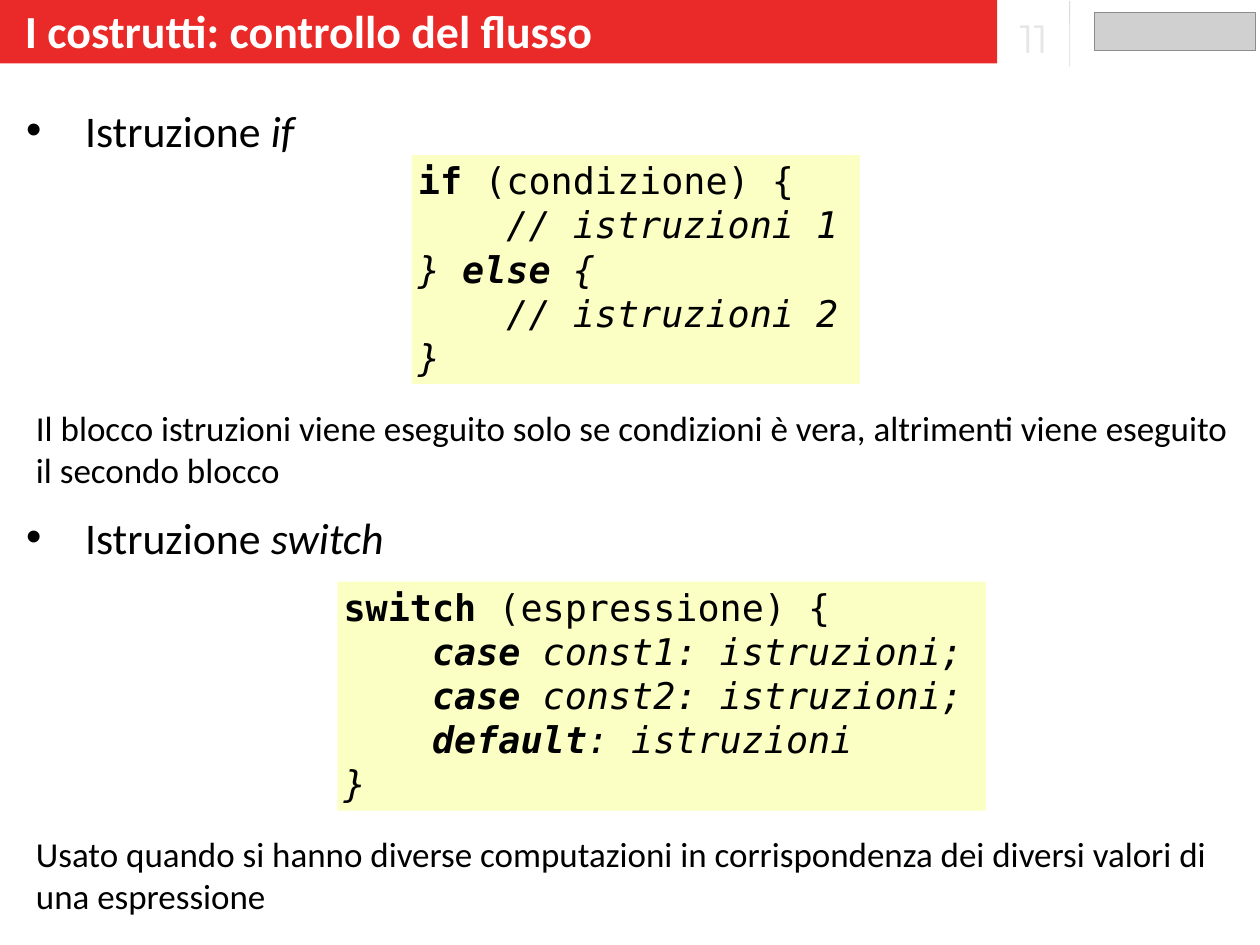
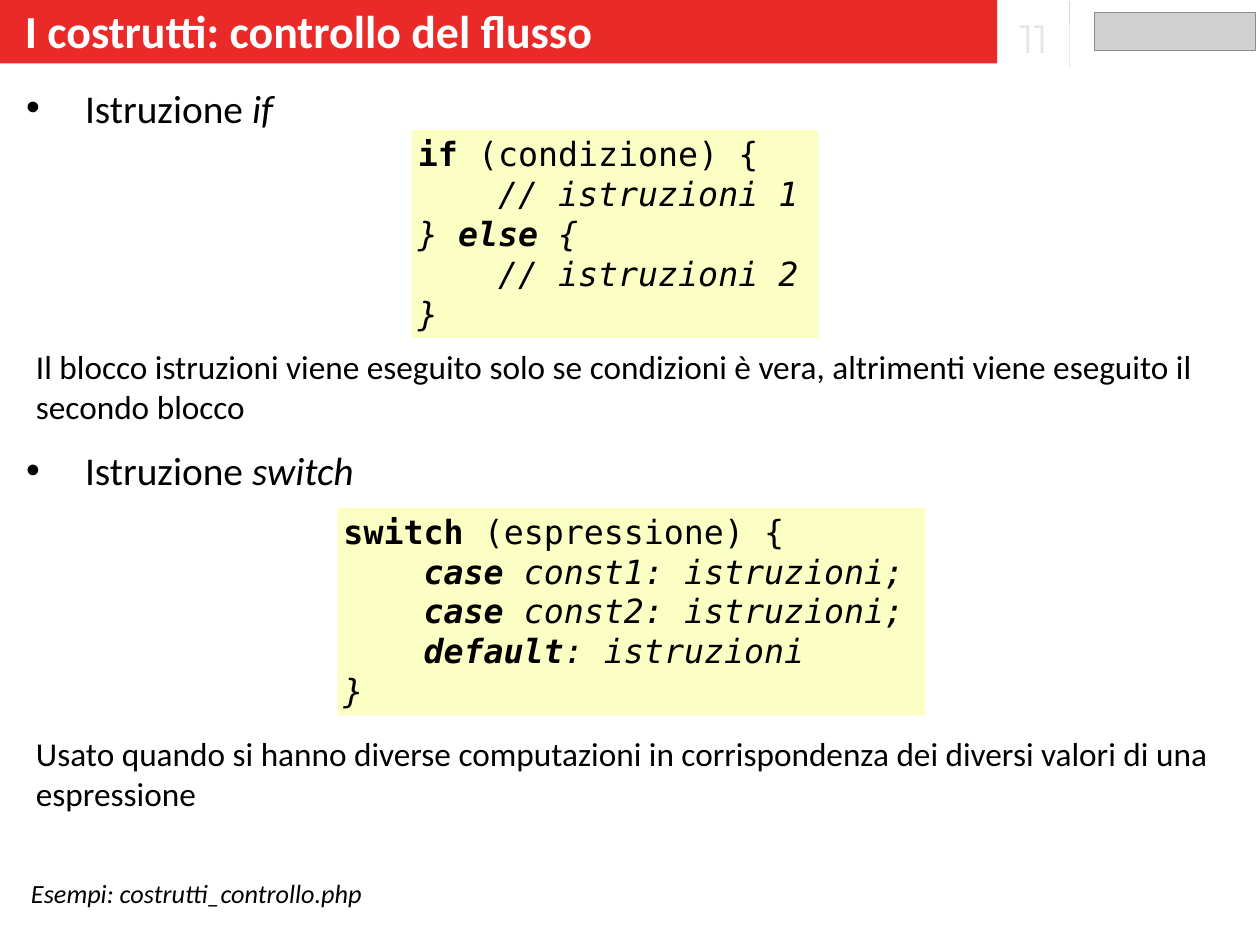
Before and after one commit to banzaiberry/leonardo, a slide deck: slide 11 of Lezioni_5_6_7/Lezione_5/Slide_5.pptx. Drawn at 1260x945 pixels with LibreOffice and Linux fonts; fonts in the diff are those of the drawing; grey boxes stand for pictures. Boxes give left, top, right and bottom in pixels: in the first picture for what was removed or moved away, otherwise in the second. Text is boxed around its words. In the diff, an @@ line names an element or a change of style, - is before the commit and + after.

```diff
--- a/Lezioni_5_6_7/Lezione_5/Slide_5.pptx
+++ b/Lezioni_5_6_7/Lezione_5/Slide_5.pptx
@@ text "Istruzione if": place and size @@
-text "Istruzione if" at [85,117,294,152]
+text "Istruzione if" at [85,96,273,128]
@@ text "Istruzione if" at [85,96,273,128]: size 50 to 45 pt @@
@@ rectangle "if (condizione) {": place and size @@
-rectangle "if (condizione) {" at [412,155,860,384]
+rectangle "if (condizione) {" at [412,130,819,338]
@@ rectangle "if (condizione) {" at [412,130,819,338]: size 42 to 38 pt @@
@@ text "Il blocco istruzioni viene eseguito ...": place and size @@
-text "Il blocco istruzioni viene eseguito ..." at [36,416,1227,484]
+text "Il blocco istruzioni viene eseguito ..." at [36,356,1191,420]
@@ text "Il blocco istruzioni viene eseguito ..." at [36,356,1191,420]: size 40 to 38 pt @@
@@ text "Istruzione switch" at [85,457,354,486]: size 50 to 45 pt @@
@@ text "Istruzione switch": place and size @@
-text "Istruzione switch" at [85,523,384,555]
+text "Istruzione switch" at [85,457,354,486]
@@ rectangle "switch (espressione) {" at [337,508,925,716]: size 42 to 38 pt @@
@@ rectangle "switch (espressione) {": place and size @@
-rectangle "switch (espressione) {" at [337,581,986,811]
+rectangle "switch (espressione) {" at [337,508,925,716]
@@ text "Usato quando si hanno diverse ..." at [36,743,1207,812]: size 40 to 38 pt @@
@@ text "Usato quando si hanno diverse ...": place and size @@
-text "Usato quando si hanno diverse ..." at [36,842,1205,915]
+text "Usato quando si hanno diverse ..." at [36,743,1207,812]
@@ text added at [31,884,362,908], 30 pt, text #000000, italic @@
+Esempi: costrutti_controllo.php
```
Also in this commit, not shown: 5 other slides changed, 1 slide added, 1 other file.
